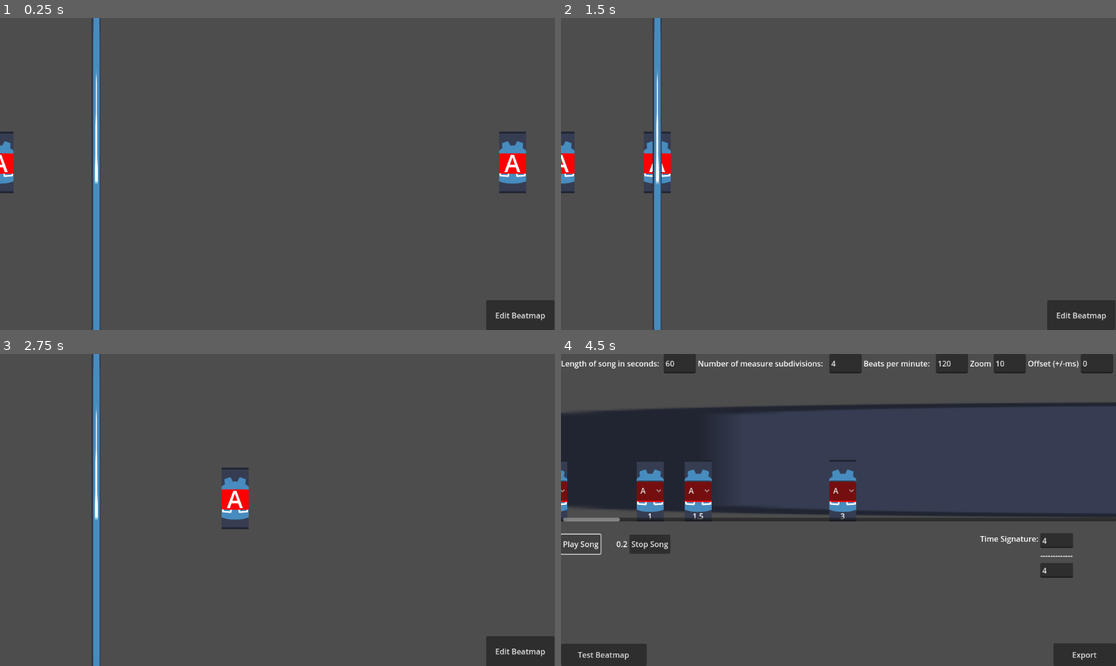
Above: before the commit, frames 1-4 (two rows, left to right).
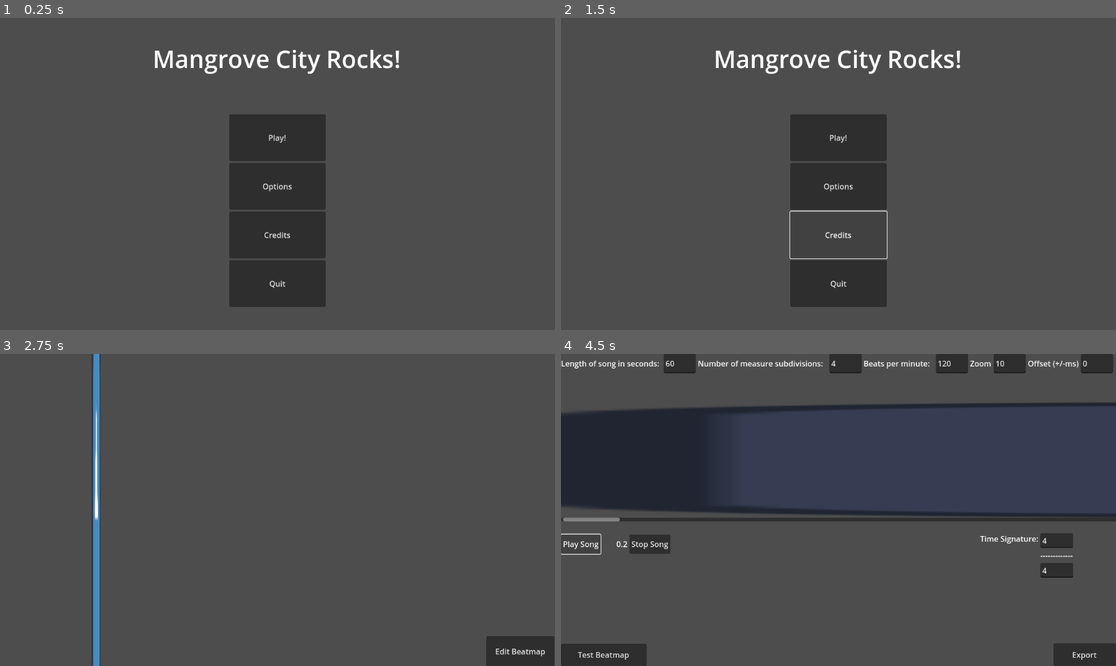
Above: after the commit, the same moments.

Repository: ValorZard/BandGame
Game: Godot game, scene res://src/menus/MainMenu.tscn
The game is run twice, just before and just after one commit, with the same random seed, the same clock (stepped at 60 frames per second) and the same inputs. Before the commit the project starts from res://src/game_engine/beatmap.tscn. The engine's default icon, where the game draws it, is replaced by a stand-in: a white triangle on a blue panel in a dark square.
Inputs (mouse positions are in pixels of both pictures, inside the frame that each line leads up to):
- Up to frame 1 (0.25 s): no input
- Up to frame 2 (1.5 s): click (838, 186) at 0.5 s, where only the run after the commit has a clickable "Options"; click (838, 236) at 1.25 s, where only the run after the commit has a clickable "Credits"
- Up to frame 3 (2.75 s): click (277, 472) at 2 s, where only the run after the commit has a clickable "Play!"
- Up to frame 4 (4.5 s): click "Edit Beatmap" at 2.75 s; click "Play Song" at 3.5 s; click "Play Song" at 4.25 s

The runs differ from the first frame. In frame 1, 15% of the frame differs, in the area x 0-100%, y 0-100%; in frame 2, 12%; in frame 3, 0.7%; in frame 4, 2.4%.
Error after the commit: Attempt to call function 'get_as_text' in base 'null instance' on a null instance. (res://src/game_engine/rhythm_game_utils.gd:50)

Commit message:
added main menu

Diff:
--- a/project.godot
+++ b/project.godot
@@ -11,7 +11,7 @@
 [application]
 
 config/name="BandGame"
-run/main_scene="res://src/game_engine/beatmap.tscn"
+run/main_scene="res://src/menus/MainMenu.tscn"
 config/features=PackedStringArray("4.0", "GL Compatibility")
 config/icon="res://icon.svg"
 
--- a/src/game_engine/HitDetector.gd
+++ b/src/game_engine/HitDetector.gd
@@ -12,7 +12,7 @@
 var beats_per_second : float
 
 # actual beat map
-@export var beatmap_file_path : StringName = "res://test_map.json"
+@export var beatmap_file_path : StringName = "user://new_beatmap.json"
 
 # beatmap editor
 @export var beatmap_editor : PackedScene = load("res://src/mapping_engine/beatmap_maker.tscn")
--- /dev/null
+++ b/src/menus/MainMenu.tscn
@@ -0,0 +1,63 @@
+[gd_scene load_steps=3 format=3 uid="uid://dgqdm5j6fr653"]
+
+[ext_resource type="Script" path="res://src/menus/main_menu.gd" id="1_qe46m"]
+
+[sub_resource type="LabelSettings" id="LabelSettings_xvlue"]
+font_size = 50
+
+[node name="MainMenu" type="Control"]
+layout_mode = 3
+anchors_preset = 15
+anchor_right = 1.0
+anchor_bottom = 1.0
+grow_horizontal = 2
+grow_vertical = 2
+script = ExtResource("1_qe46m")
+
+[node name="Label" type="Label" parent="."]
+layout_mode = 1
+anchors_preset = 5
+anchor_left = 0.5
+anchor_right = 0.5
+offset_left = -259.0
+offset_top = 50.0
+offset_right = 259.0
+offset_bottom = 122.0
+grow_horizontal = 2
+text = "Mangrove City Rocks!"
+label_settings = SubResource("LabelSettings_xvlue")
+
+[node name="VBoxContainer" type="VBoxContainer" parent="."]
+layout_mode = 1
+anchors_preset = 8
+anchor_left = 0.5
+anchor_top = 0.5
+anchor_right = 0.5
+anchor_bottom = 0.5
+offset_left = -100.0
+offset_top = -124.0
+offset_right = 100.0
+offset_bottom = 276.0
+grow_horizontal = 2
+grow_vertical = 2
+
+[node name="PlayButton" type="Button" parent="VBoxContainer"]
+layout_mode = 2
+size_flags_vertical = 3
+text = "Play!"
+
+[node name="OptionsButton" type="Button" parent="VBoxContainer"]
+layout_mode = 2
+size_flags_vertical = 3
+text = "Options"
+
+[node name="CreditsButton" type="Button" parent="VBoxContainer"]
+layout_mode = 2
+size_flags_vertical = 3
+text = "Credits
+"
+
+[node name="QuitButton" type="Button" parent="VBoxContainer"]
+layout_mode = 2
+size_flags_vertical = 3
+text = "Quit"
--- /dev/null
+++ b/src/menus/main_menu.gd
@@ -0,0 +1,27 @@
+extends Control
+
+
+# Called when the node enters the scene tree for the first time.
+func _ready():
+	$VBoxContainer/PlayButton.connect("button_up", play_game)
+	$VBoxContainer/OptionsButton.connect("button_up", open_options)
+	$VBoxContainer/CreditsButton.connect("button_up", show_credits)
+	$VBoxContainer/QuitButton.connect("button_up", quit_game)
+
+func play_game():
+	get_tree().change_scene_to_file("res://src/game_engine/beatmap.tscn")
+
+func open_options():
+	print("doesn't exist yet")
+
+func show_credits():
+	print("doesn't exist yet")
+
+# https://docs.godotengine.org/en/stable/tutorials/inputs/handling_quit_requests.html
+func quit_game():
+	get_tree().get_root().propagate_notification(NOTIFICATION_WM_CLOSE_REQUEST)
+	get_tree().quit()
+
+# Called every frame. 'delta' is the elapsed time since the previous frame.
+func _process(delta):
+	pass
